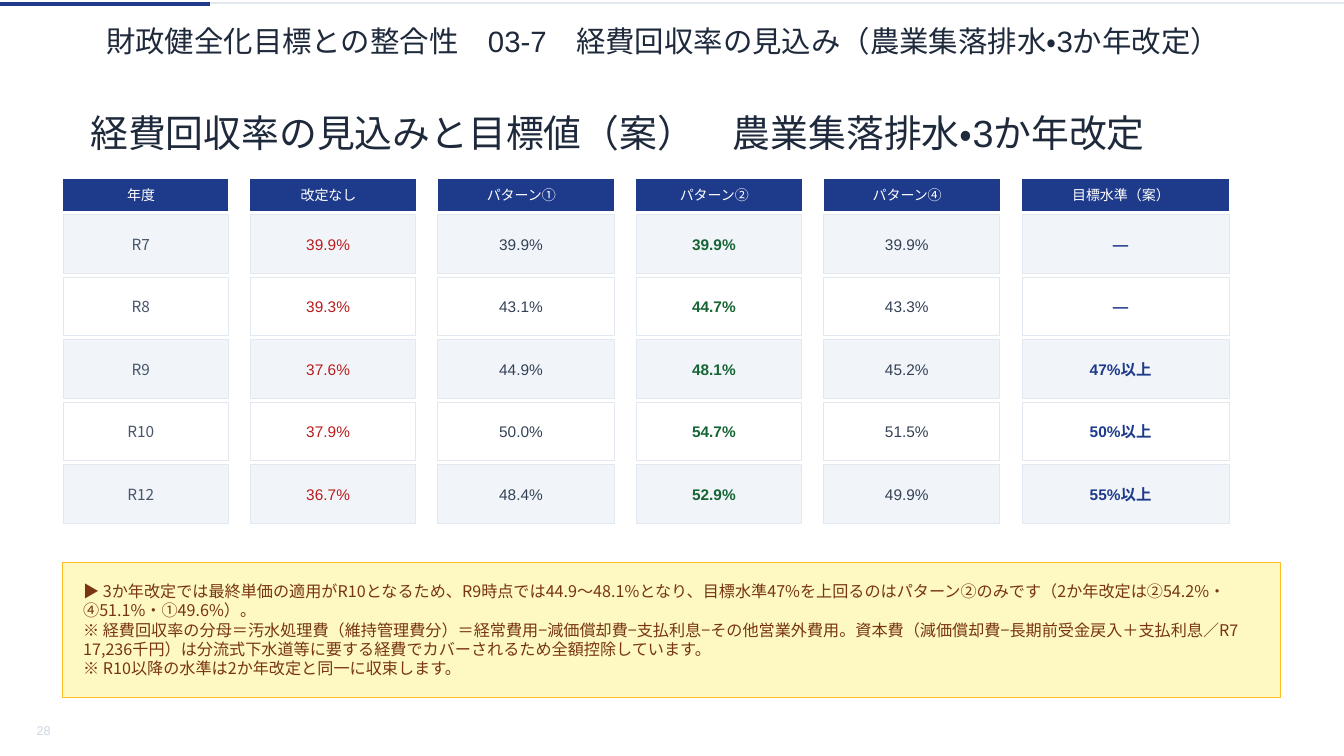
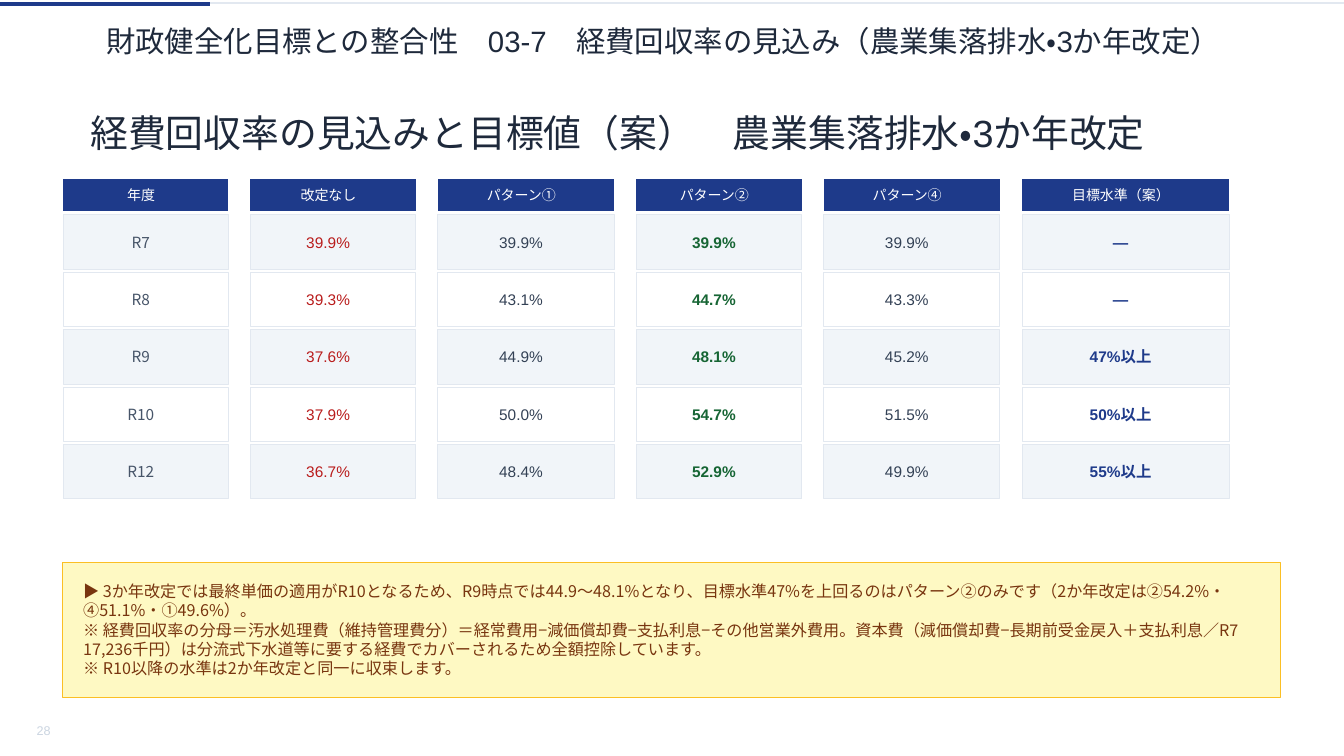
Before and after one commit to ryowakayama-gif/repository, a slide deck: slide 28 of rokko_sewage_council/output/六戸町_第2回審議会資料.pptx. Drawn at 1344x756 pixels with LibreOffice and Linux fonts; fonts in the diff are those of the drawing. Boxes give left, top, right and bottom in pixels: in the first picture for what was removed or moved away, otherwise in the second. Text is boxed around its words. In the diff, an @@ line names an element or a change of style, - is before the commit and + after.

```diff
--- a/rokko_sewage_council/output/六戸町_第2回審議会資料.pptx
+++ b/rokko_sewage_council/output/六戸町_第2回審議会資料.pptx
@@ freeform shape "R7": place and size @@
-freeform shape "R7" at bbox=[64, 215, 229, 273]
+freeform shape "R7" at bbox=[64, 215, 229, 269]
@@ freeform shape "39.9%": place and size @@
-freeform shape "39.9%" at bbox=[250, 215, 415, 273]
+freeform shape "39.9%" at bbox=[250, 215, 415, 269]
@@ freeform shape "39.9%": place and size @@
-freeform shape "39.9%" at bbox=[438, 215, 614, 273]
+freeform shape "39.9%" at bbox=[438, 215, 614, 269]
@@ freeform shape "39.9%": place and size @@
-freeform shape "39.9%" at bbox=[636, 215, 802, 273]
+freeform shape "39.9%" at bbox=[636, 215, 802, 269]
@@ freeform shape "39.9%": place and size @@
-freeform shape "39.9%" at bbox=[824, 215, 1000, 273]
+freeform shape "39.9%" at bbox=[824, 215, 1000, 269]
@@ freeform shape "—": place and size @@
-freeform shape "—" at bbox=[1022, 215, 1229, 273]
+freeform shape "—" at bbox=[1022, 215, 1229, 269]
@@ freeform shape "R8": place and size @@
-freeform shape "R8" at bbox=[64, 277, 229, 336]
+freeform shape "R8" at bbox=[64, 272, 229, 327]
@@ freeform shape "39.3%": place and size @@
-freeform shape "39.3%" at bbox=[250, 277, 415, 336]
+freeform shape "39.3%" at bbox=[250, 272, 415, 327]
@@ freeform shape "43.1%": place and size @@
-freeform shape "43.1%" at bbox=[438, 277, 614, 336]
+freeform shape "43.1%" at bbox=[438, 272, 614, 327]
@@ freeform shape "44.7%": place and size @@
-freeform shape "44.7%" at bbox=[636, 277, 802, 336]
+freeform shape "44.7%" at bbox=[636, 272, 802, 327]
@@ freeform shape "43.3%": place and size @@
-freeform shape "43.3%" at bbox=[824, 277, 1000, 336]
+freeform shape "43.3%" at bbox=[824, 272, 1000, 327]
@@ freeform shape "—": place and size @@
-freeform shape "—" at bbox=[1022, 277, 1229, 336]
+freeform shape "—" at bbox=[1022, 272, 1229, 327]
@@ freeform shape "R9": place and size @@
-freeform shape "R9" at bbox=[64, 340, 229, 398]
+freeform shape "R9" at bbox=[64, 330, 229, 384]
@@ freeform shape "37.6%": place and size @@
-freeform shape "37.6%" at bbox=[250, 340, 415, 398]
+freeform shape "37.6%" at bbox=[250, 330, 415, 384]
@@ freeform shape "44.9%": place and size @@
-freeform shape "44.9%" at bbox=[438, 340, 614, 398]
+freeform shape "44.9%" at bbox=[438, 330, 614, 384]
@@ freeform shape "48.1%": place and size @@
-freeform shape "48.1%" at bbox=[636, 340, 802, 398]
+freeform shape "48.1%" at bbox=[636, 330, 802, 384]
@@ freeform shape "45.2%": place and size @@
-freeform shape "45.2%" at bbox=[824, 340, 1000, 398]
+freeform shape "45.2%" at bbox=[824, 330, 1000, 384]
@@ freeform shape "47%以上": place and size @@
-freeform shape "47%以上" at bbox=[1022, 340, 1229, 398]
+freeform shape "47%以上" at bbox=[1022, 330, 1229, 384]
@@ freeform shape "R10": place and size @@
-freeform shape "R10" at bbox=[64, 402, 229, 461]
+freeform shape "R10" at bbox=[64, 387, 229, 442]
@@ freeform shape "37.9%": place and size @@
-freeform shape "37.9%" at bbox=[250, 402, 415, 461]
+freeform shape "37.9%" at bbox=[250, 387, 415, 442]
@@ freeform shape "50.0%": place and size @@
-freeform shape "50.0%" at bbox=[438, 402, 614, 461]
+freeform shape "50.0%" at bbox=[438, 387, 614, 442]
@@ freeform shape "54.7%": place and size @@
-freeform shape "54.7%" at bbox=[636, 402, 802, 461]
+freeform shape "54.7%" at bbox=[636, 387, 802, 442]
@@ freeform shape "51.5%": place and size @@
-freeform shape "51.5%" at bbox=[824, 402, 1000, 461]
+freeform shape "51.5%" at bbox=[824, 387, 1000, 442]
@@ freeform shape "50%以上": place and size @@
-freeform shape "50%以上" at bbox=[1022, 402, 1229, 461]
+freeform shape "50%以上" at bbox=[1022, 387, 1229, 442]
@@ freeform shape "R12": place and size @@
-freeform shape "R12" at bbox=[64, 465, 229, 523]
+freeform shape "R12" at bbox=[64, 445, 229, 499]
@@ freeform shape "36.7%": place and size @@
-freeform shape "36.7%" at bbox=[250, 465, 415, 523]
+freeform shape "36.7%" at bbox=[250, 445, 415, 499]
@@ freeform shape "48.4%": place and size @@
-freeform shape "48.4%" at bbox=[438, 465, 614, 523]
+freeform shape "48.4%" at bbox=[438, 445, 614, 499]
@@ freeform shape "52.9%": place and size @@
-freeform shape "52.9%" at bbox=[636, 465, 802, 523]
+freeform shape "52.9%" at bbox=[636, 445, 802, 499]
@@ freeform shape "49.9%": place and size @@
-freeform shape "49.9%" at bbox=[824, 465, 1000, 523]
+freeform shape "49.9%" at bbox=[824, 445, 1000, 499]
@@ freeform shape "55%以上": place and size @@
-freeform shape "55%以上" at bbox=[1022, 465, 1229, 523]
+freeform shape "55%以上" at bbox=[1022, 445, 1229, 499]
```
Also in this commit, not shown: 4 other slides changed, 5 other files.
